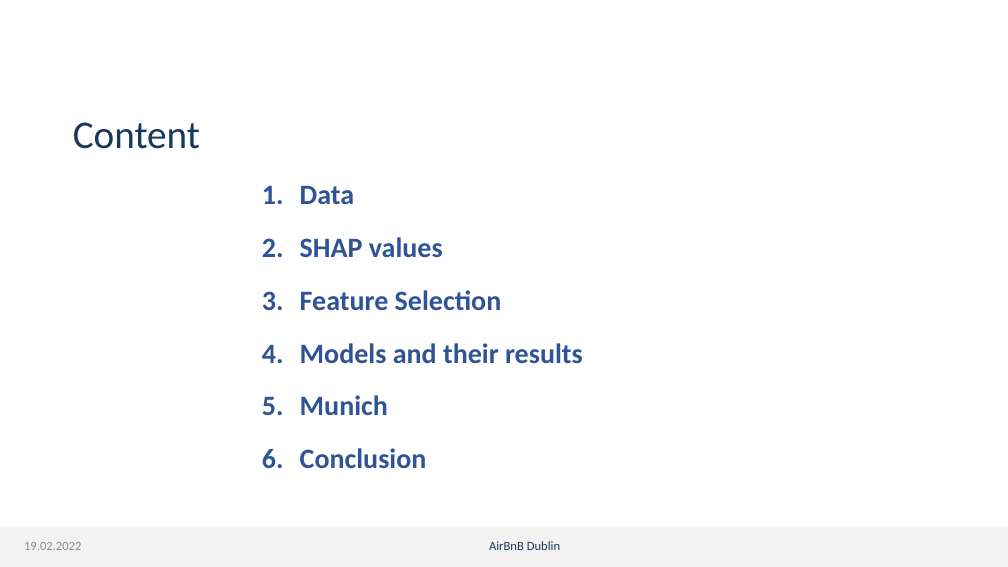
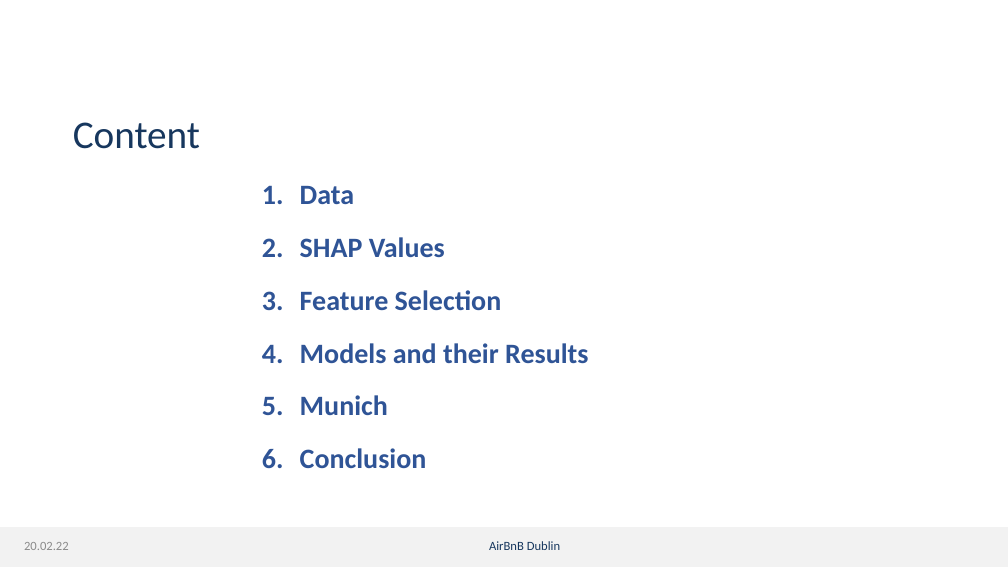
Before and after one commit to dmnk1308/DubAir, a slide deck: slide 2 of Präsi.pptx. Drawn at 1008x567 pixels with LibreOffice and Linux fonts; fonts in the diff are those of the drawing; background and template pictures are left out. Boxes give left, top, right and bottom in pixels: in the first picture for what was removed or moved away, otherwise in the second. Text is boxed around its words. In the diff, an @@ line names an element or a change of style, - is before the commit and + after.

```diff
--- a/Präsi.pptx
+++ b/Präsi.pptx
@@ text at [300, 237, 445, 257]: text changed @@
-2. SHAP values
+2. SHAP Values
@@ text at [300, 343, 588, 363]: text changed @@
-4. Models and their results
+4. Models and their Results
@@ text at [24, 542, 69, 550]: text changed @@
-19.02.2022
+20.02.22
```
Also in this commit, not shown: 32 other slides changed, 1 slide removed.
